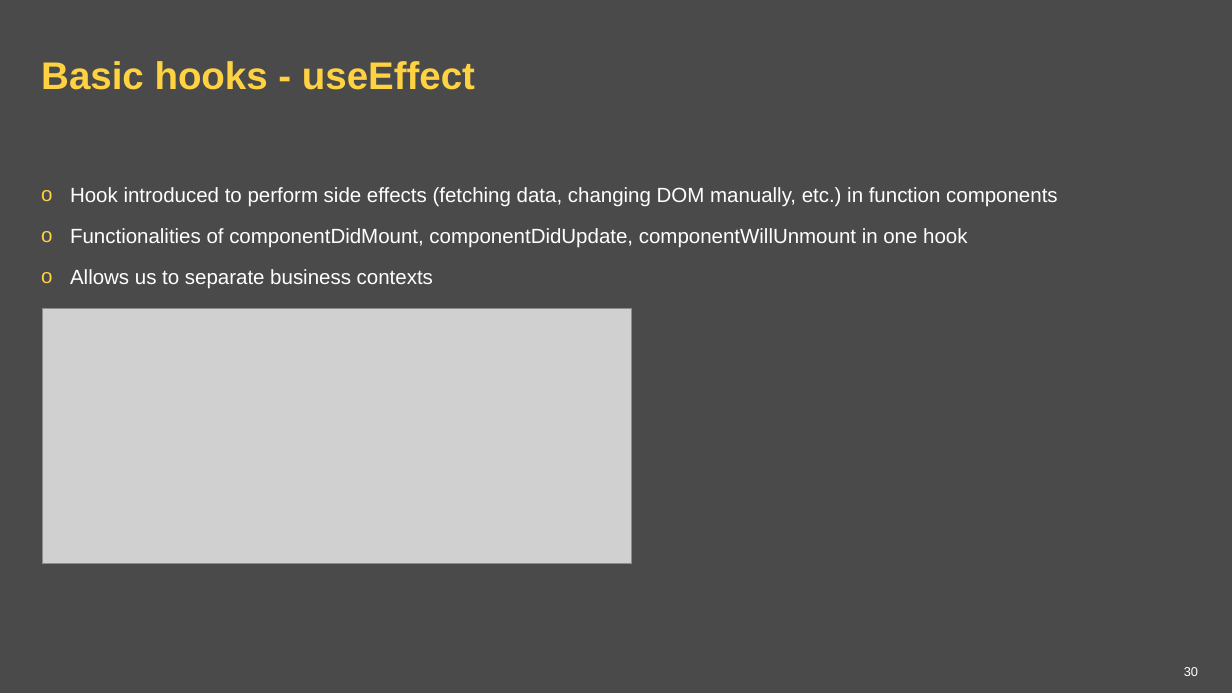
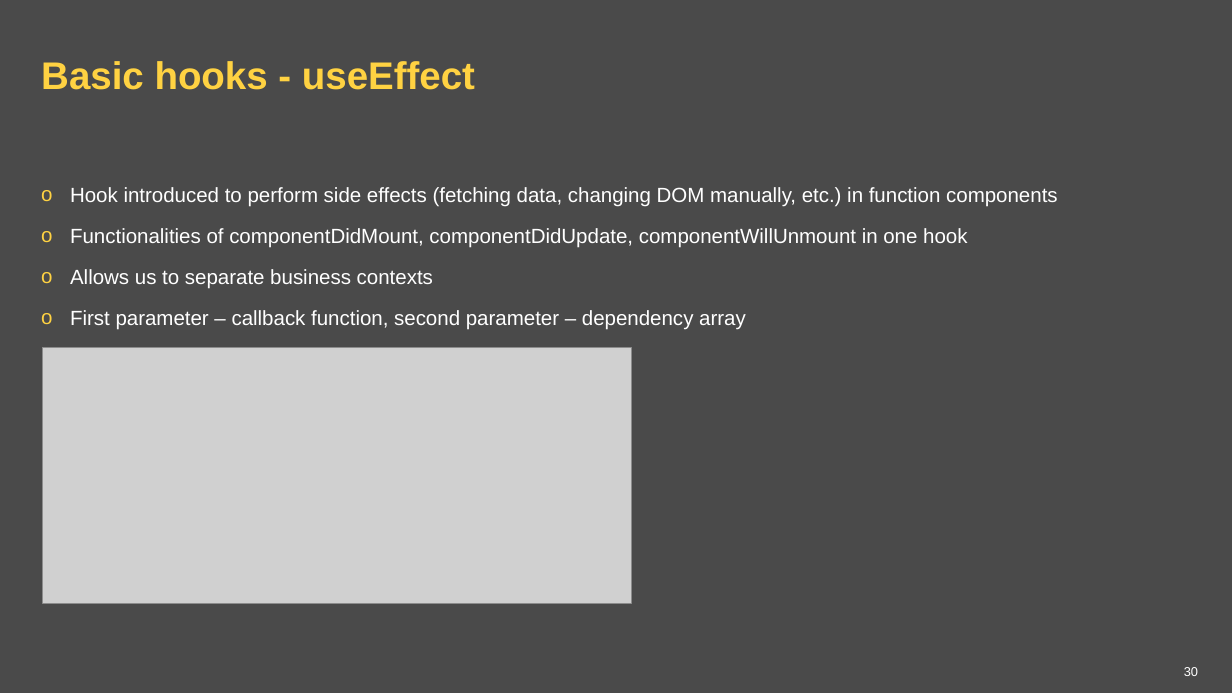
Before and after one commit to ppuzio/react-course-examples, a slide deck: slide 30 of React BEST course.pptx. Drawn at 1232x693 pixels with LibreOffice and Linux fonts; fonts in the diff are those of the drawing; grey boxes stand for pictures; background and template pictures are left out. Boxes give left, top, right and bottom in pixels: in the first picture for what was removed or moved away, otherwise in the second. Text is boxed around its words. In the diff, an @@ line names an element or a change of style, - is before the commit and + after.

```diff
--- a/React BEST course.pptx
+++ b/React BEST course.pptx
@@ text at (x1=70, y1=310, x2=746, y2=330): paragraph added @@
+o First parameter – callback function, second parameter – dependency array
@@ picture moved from (x1=43, y1=309, x2=632, y2=564) to (x1=43, y1=348, x2=632, y2=604) @@
```
Also in this commit, not shown: 1 slide added, 19 other files.
